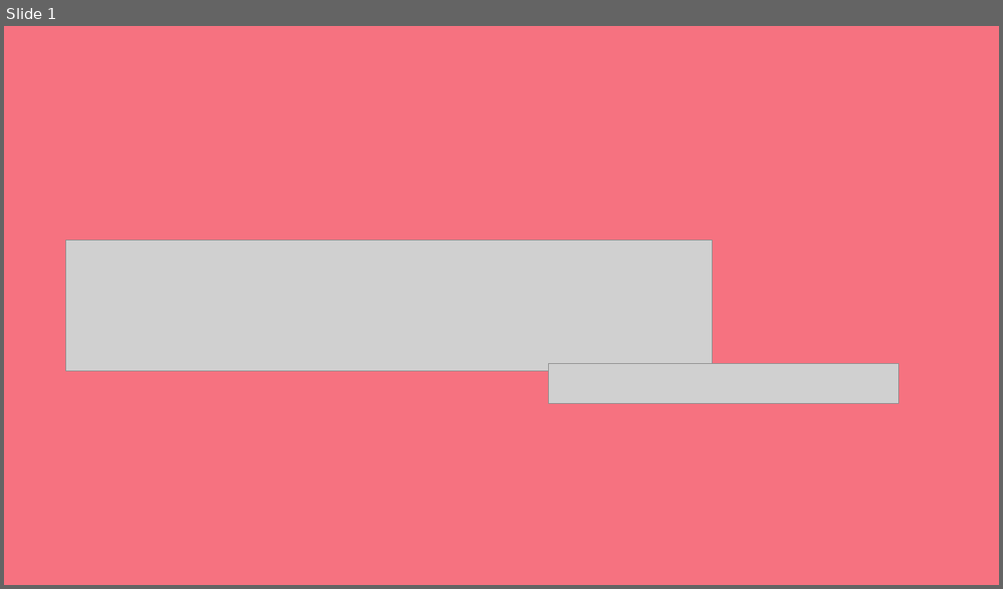
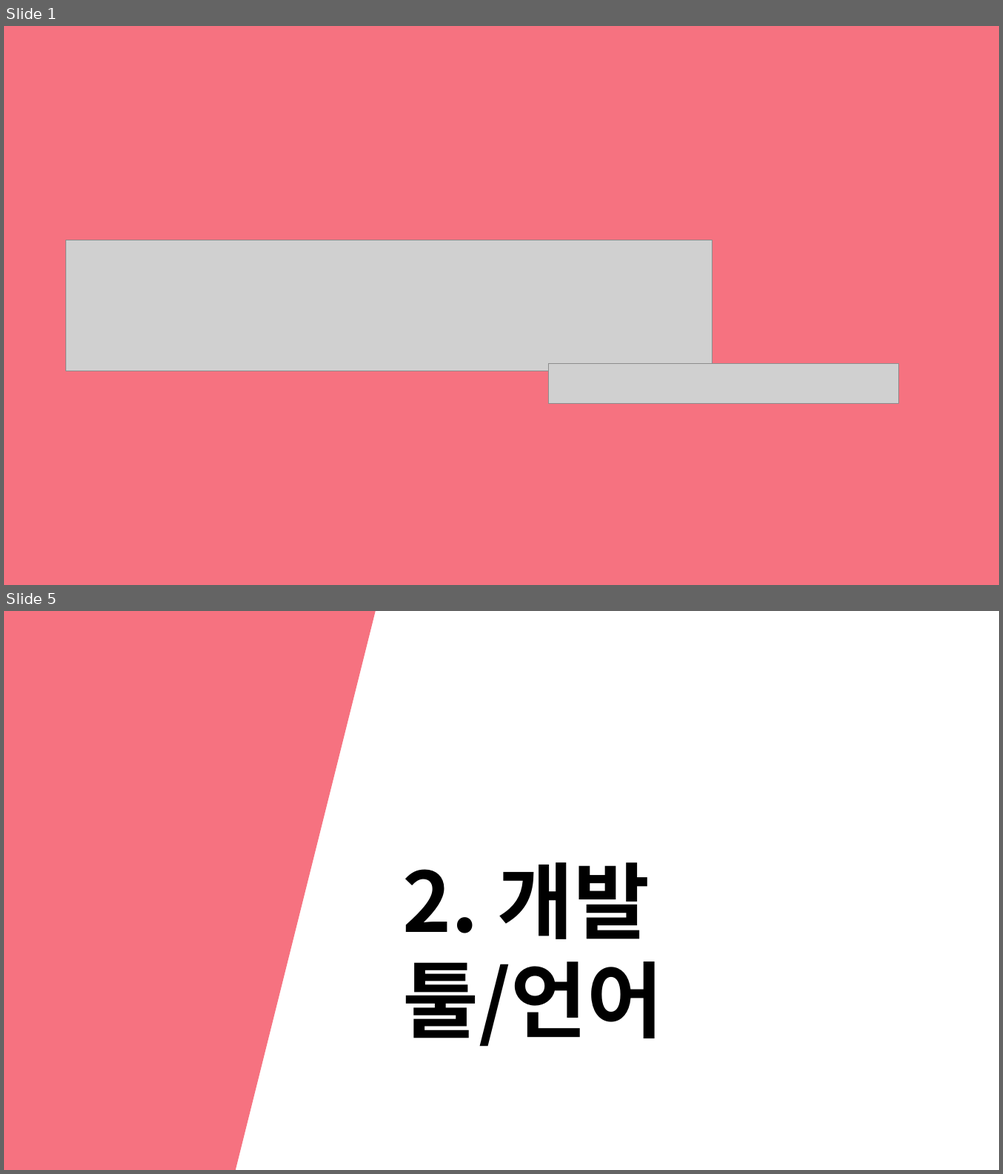
Before and after one commit to dgsw-2019-hackathon/J_B_H_AirConditioner, a slide deck: pptFile/ppt.pptx. Shown one above the other, each under a label of ours: slide 1 before the commit, slides 1 and 5 after it; the slides between them are not shown. The pictures are 1003x589 and 1003x1174 pixels, drawn with LibreOffice and Linux fonts; fonts in the diff are those of the drawing; grey boxes stand for pictures. Boxes give left, top, right and bottom in pixels: in the first picture for what was removed or moved away, otherwise in the second. Text is boxed around its words. In the diff, an @@ line names an element or a change of style, - is before the commit and + after.

```diff
--- a/pptFile/ppt.pptx
+++ b/pptFile/ppt.pptx
@@ slide 5 added at <box>4,611,999,1170</box>, background #FFFFFF @@
@@ parallelogram added at <box>4,611,377,1170</box>, fill #F67280 @@
@@ text added at <box>402,863,663,1047</box>, 80 pt, text #000000, bold @@
+2. 개발 툴/언어
```
Also in this commit, not shown: 14 slides changed, 14 other slides added, 6 slides removed.
